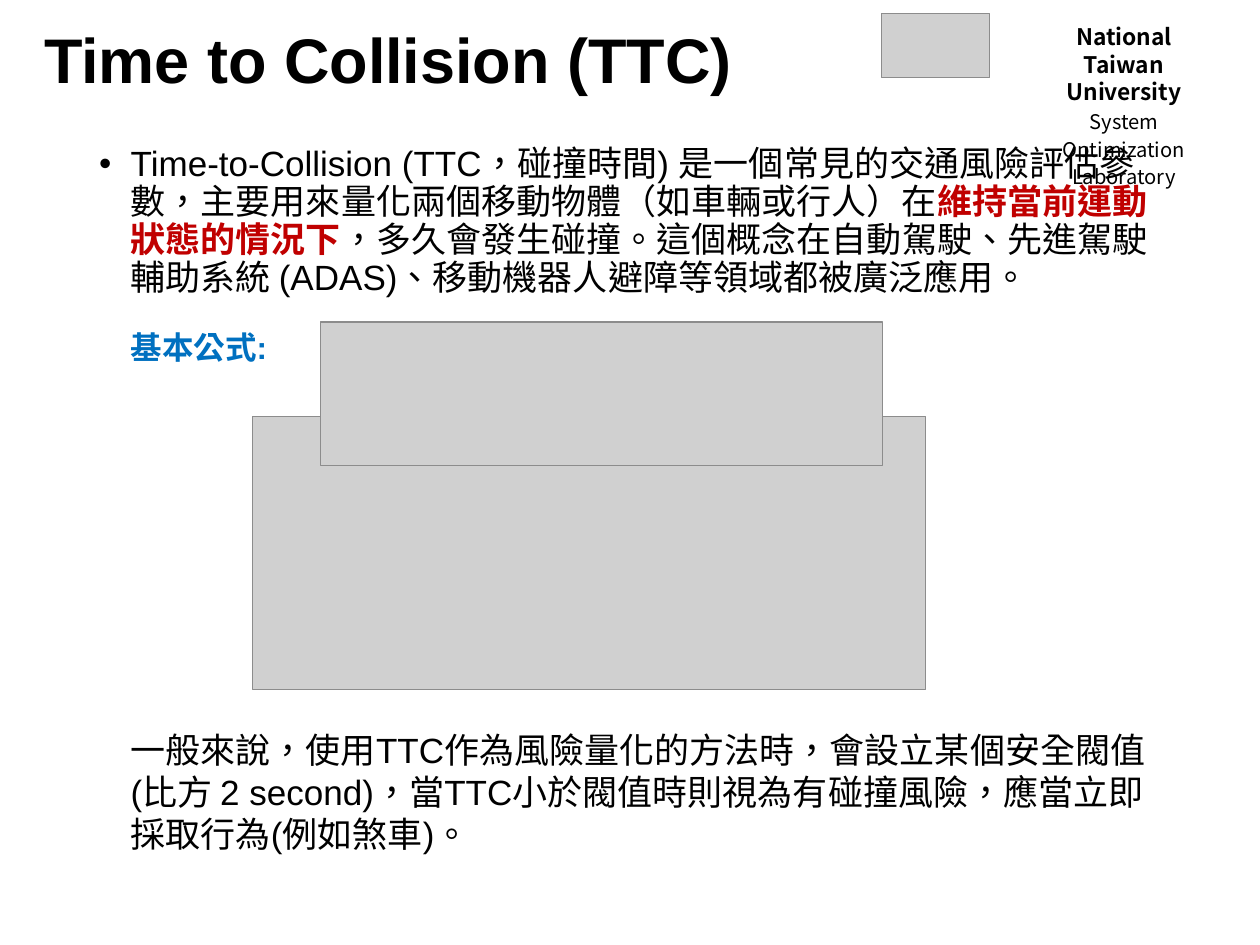
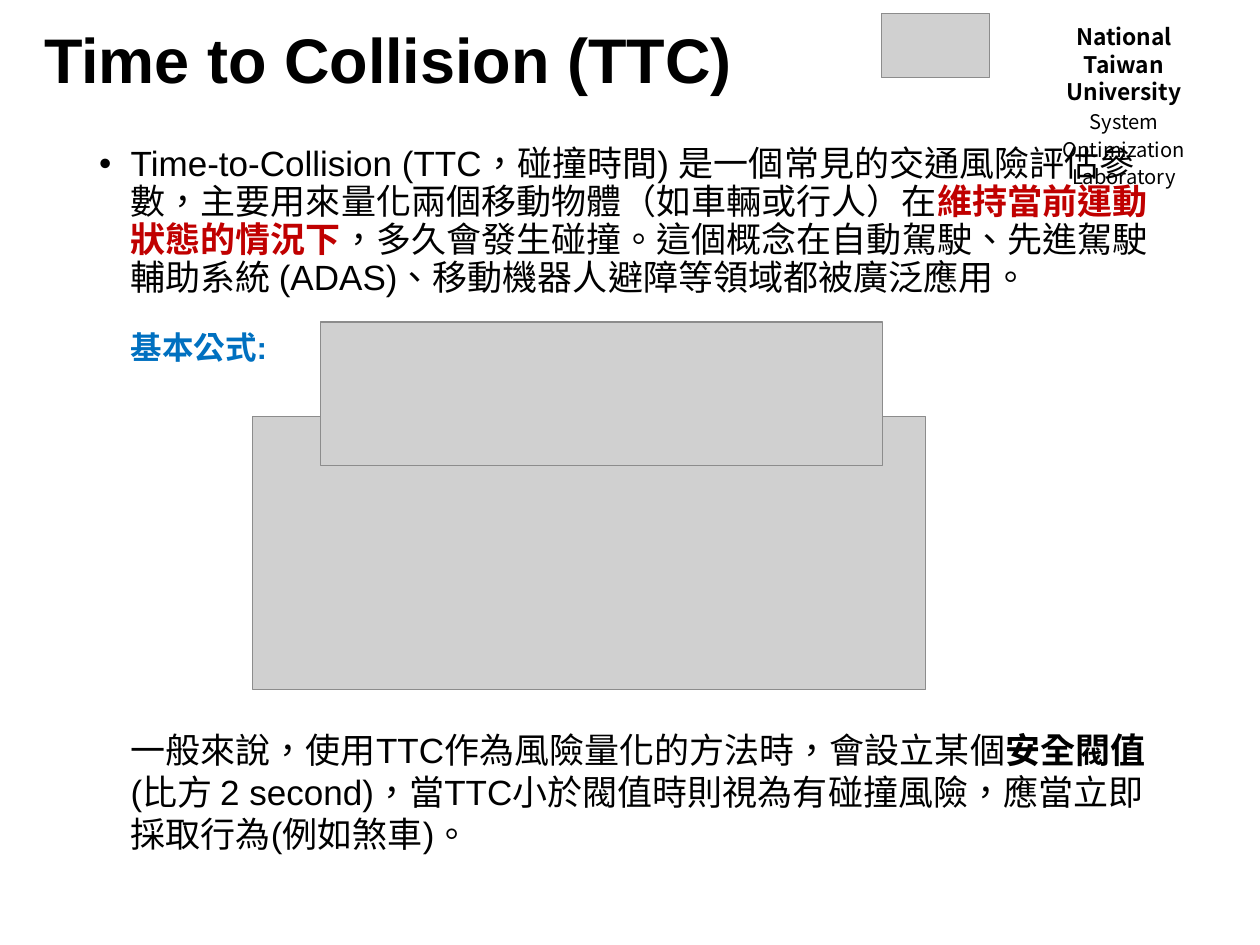
Before and after one commit to Yi-An-Wang/institute_information, a slide deck: slide 4 of path_planing/研討會/碰撞風險評估討論.pptx (slide 3 before the commit). Drawn at 1260x945 pixels with LibreOffice and Linux fonts; fonts in the diff are those of the drawing; grey boxes stand for pictures; background and template pictures are left out. Boxes give left, top, right and bottom in pixels: in the first picture for what was removed or moved away, otherwise in the second. Text is boxed around its words. In the diff, an @@ line names an element or a change of style, - is before the commit and + after.

```diff
--- a/path_planing/研討會/碰撞風險評估討論.pptx
+++ b/path_planing/研討會/碰撞風險評估討論.pptx
@@ text "一般來說，使用TTC作為風險量化的方法時，會設立某個安全閥值(比方 2 second)，當TTC小於閥值時則視為有碰撞風 ..." at (x1=131, y1=733, x2=1146, y2=855): bold on in "一般來說，使用TTC作為風險量化的方法時，會設立某個安全閥值(比方" @@
```
Also in this commit, not shown: 3 other slides changed, 11 slides added, 1 slide removed, 1 other file.
